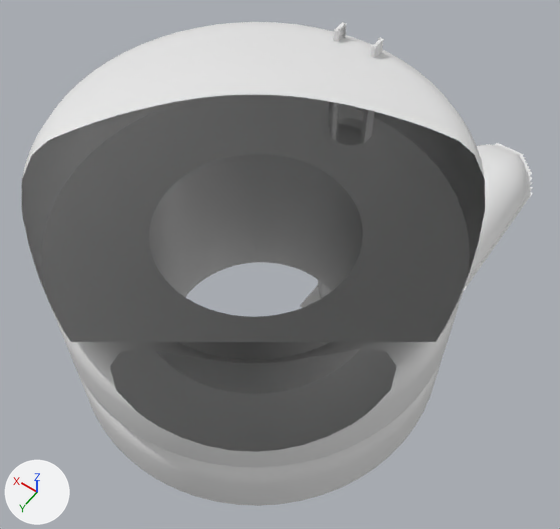
An edit to the FBX model Assets/Models/env/topsideenv3.fbx, drawn before and after from the same camera.
Camera for both pictures: a camera (50 mm lens) standing at (-62.2, 145.6, 167.8) and looking at (3.5, 53.7, 23.4). Arrows for +X, +Y and +Z are at lower left; the lights stay in place. Everything nearer to the camera than a plane just in front of the edit is cut away. Where no turn or scale is listed for an object, it has been applied to the vertices. Vertices at the same position are counted once.

The scene before the commit, as lines of its bpy script (objects in view):
```python
me_cube_005 = bpy.data.meshes.new('Cube.005')
me_cube_005.from_pydata(...)  # 644 vertices, 555 faces; spans x -13.6..30.9, y -36.0..36.0, z -1.0..13.6
me_cube_008 = bpy.data.meshes.new('Cube.008')
me_cube_008.from_pydata(...)  # 16632 vertices, 16908 faces; spans x -4.5..4.5, y -1.5..1.5, z 0.3..81.7
me_plane = bpy.data.meshes.new('Plane')
me_plane.from_pydata(...)  # 2777 vertices, 2606 faces; spans x -29.3..5.4, y -50.7..46.7, z -9.8..-0.8
ob_cube = bpy.data.objects.new('Cube', me_cube_005)
ob_cube.location = (-14.9, -12.7, -9.2)
ob_cube_001 = bpy.data.objects.new('Cube.001', me_cube_008)
ob_cube_001.location = (-2.6, 37.0, -1.5)
ob_plane = bpy.data.objects.new('Plane', me_plane)
ob_plane.location = (0.0, 0.0, 0.0)
# also in view: 'Torus.001' at (-2.7, 70.0, 51.0); 'Torus.002' at (-2.7, 70.0, 37.7)
```
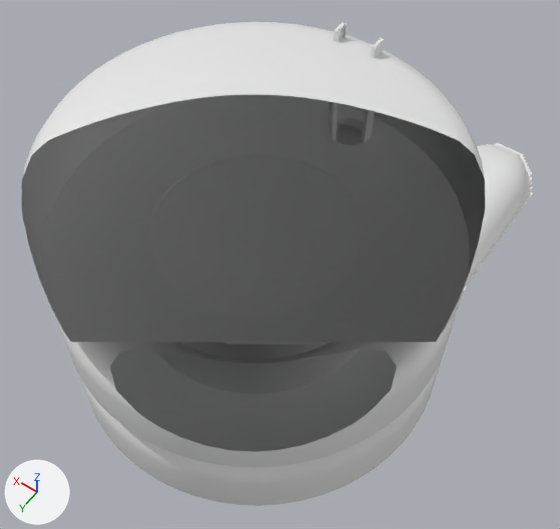
The edits, one by one:
me_plane is used by ob_plane; location (0.0, 0.0, 0.0).
me_plane had 2777 vertices, 2606 faces and spanned x -29.3..5.4, y -50.7..46.7, z -9.8..-0.8.
me_plane now has 3866 vertices, 3630 faces and spans x -29.3..20.5, y -50.7..93.4, z -9.8..55.8.
me_plane part 1: a new loose piece of 1089 vertices spanning x -26.0..20.5, y 46.5..93.4, z 55.8.

Pixel boxes (x1, y1, x2, y2) of what changed, in the pictures (560 x 529 px):
'Plane', reshaped: before (300, 143, 533, 308); after (149, 143, 533, 344)
part 1 of me_plane, added: after (149, 155, 363, 344)
